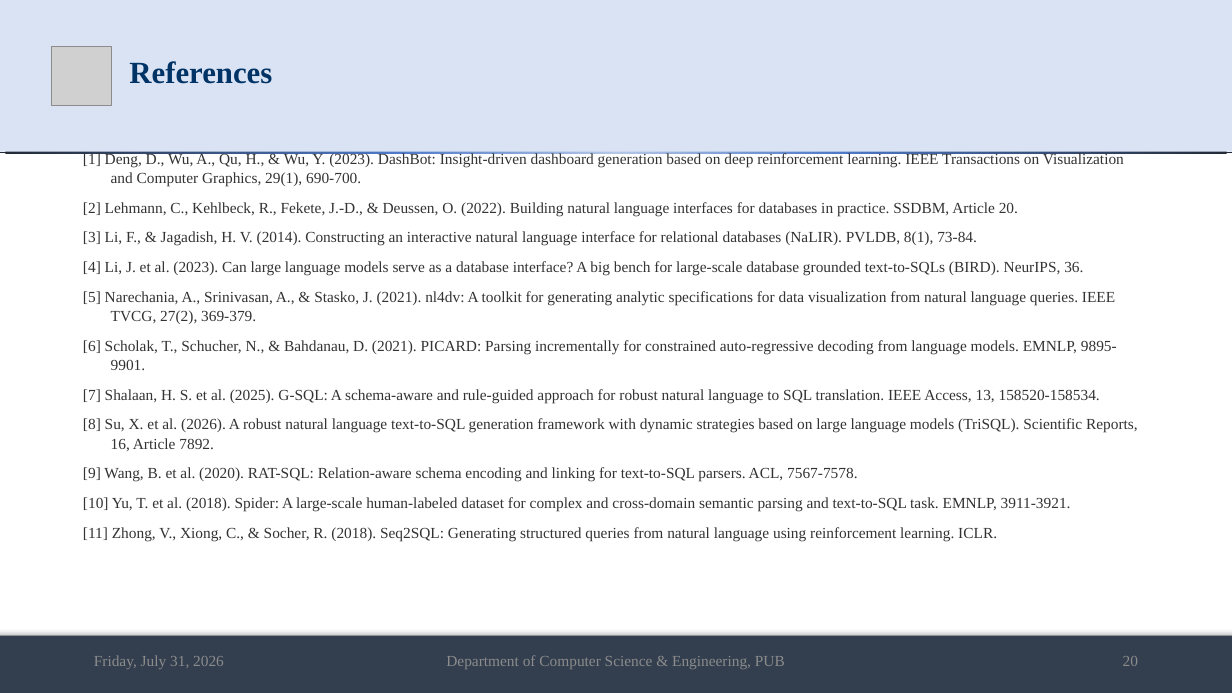
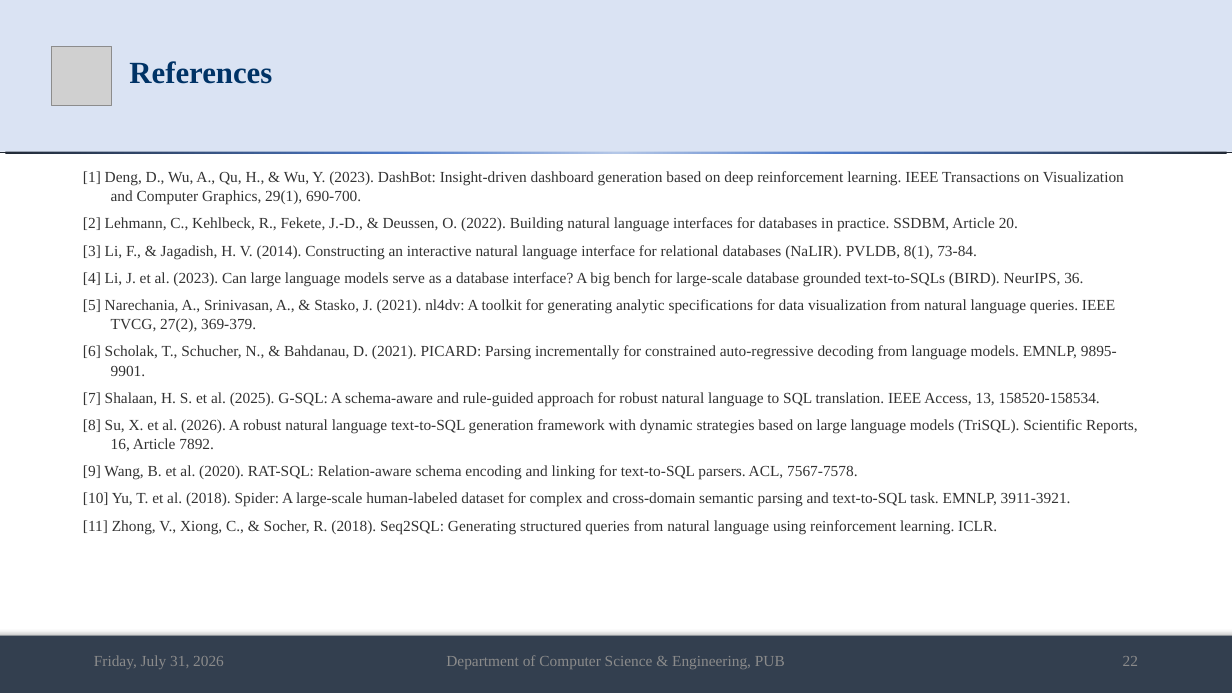
Before and after one commit to md-riaz/AEGIS-Research, a slide deck: slide 22 of docs/scripts/Md_Riaz_Mid_Defense_Final_0322310105101024.pptx (slide 20 before the commit). Drawn at 1232x693 pixels with LibreOffice and Linux fonts; fonts in the diff are those of the drawing; grey boxes stand for pictures. Boxes give left, top, right and bottom in pixels: in the first picture for what was removed or moved away, otherwise in the second. Text is boxed around its words. In the diff, an @@ line names an element or a change of style, - is before the commit and + after.

```diff
--- a/docs/scripts/Md_Riaz_Mid_Defense_Final_0322310105101024.pptx
+++ b/docs/scripts/Md_Riaz_Mid_Defense_Final_0322310105101024.pptx
@@ text "[1] Deng, D., Wu, A., ...": place and size @@
-text "[1] Deng, D., Wu, A., ..." at (83, 151, 1138, 541)
+text "[1] Deng, D., Wu, A., ..." at (83, 171, 1138, 534)
@@ text "[1] Deng, D., Wu, A., ..." at (83, 171, 1138, 534): less space between paragraphs @@
@@ text at (1123, 656, 1138, 666): text changed @@
-20
+22
```
Also in this commit, not shown: 19 other slides changed, 2 slides added, 2 other files.
